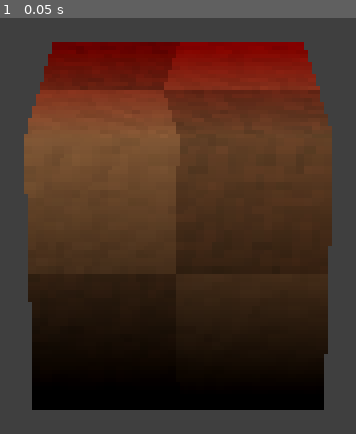
Above: before the commit, frame 1.
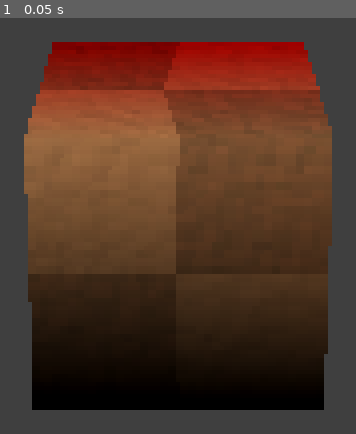
Above: after the commit, the same moment.

Repository: Zorochase/ultimate-retro-shader-collection
Game: Godot game, scene res://playground/playground.tscn
Two runs of this game, one before a commit and one after it. Both use one fixed random seed, a clock stepped at 60 frames per second and the inputs below.
Inputs:
- Up to frame 1 (0.05 s): no input

The runs differ from the first frame. In frame 1, 12% of the frame differs, in the area x 6-90%, y 5-42%.

Commit message:
Make default environment ambient light color purely white

Diff:
--- a/default_environment.tres
+++ b/default_environment.tres
@@ -2,5 +2,5 @@
 
 [resource]
 ambient_light_source = 2
-ambient_light_color = Color(0.752941, 0.752941, 0.752941, 1)
+ambient_light_color = Color(1, 1, 1, 1)
 reflected_light_source = 1
